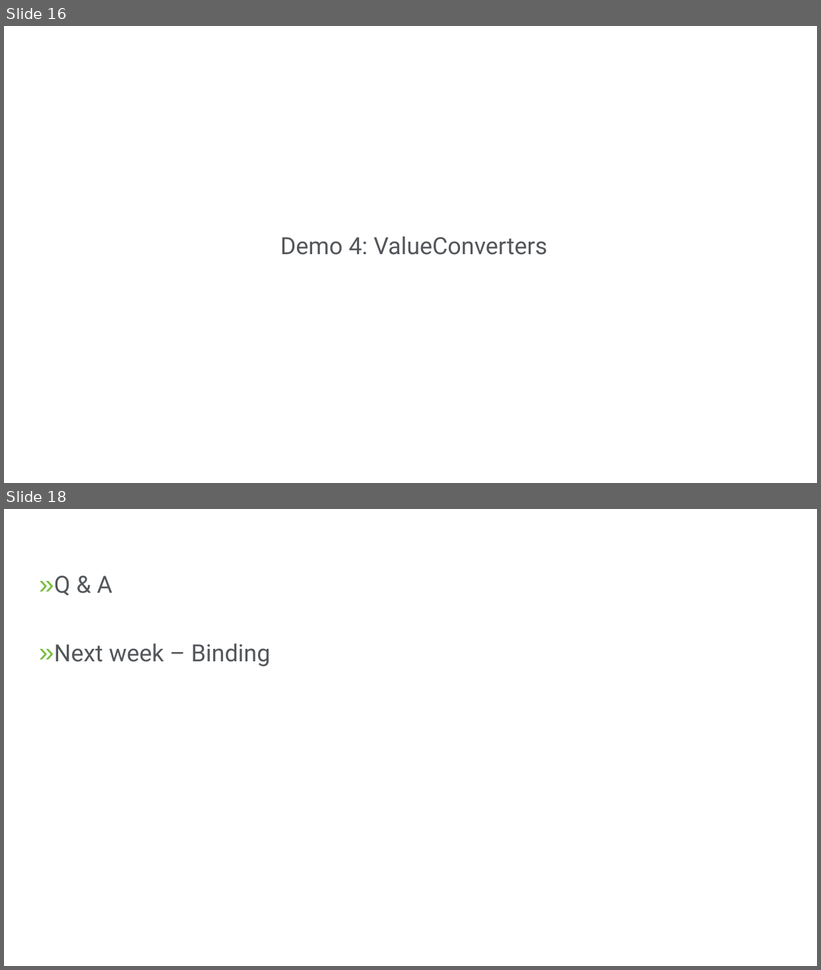
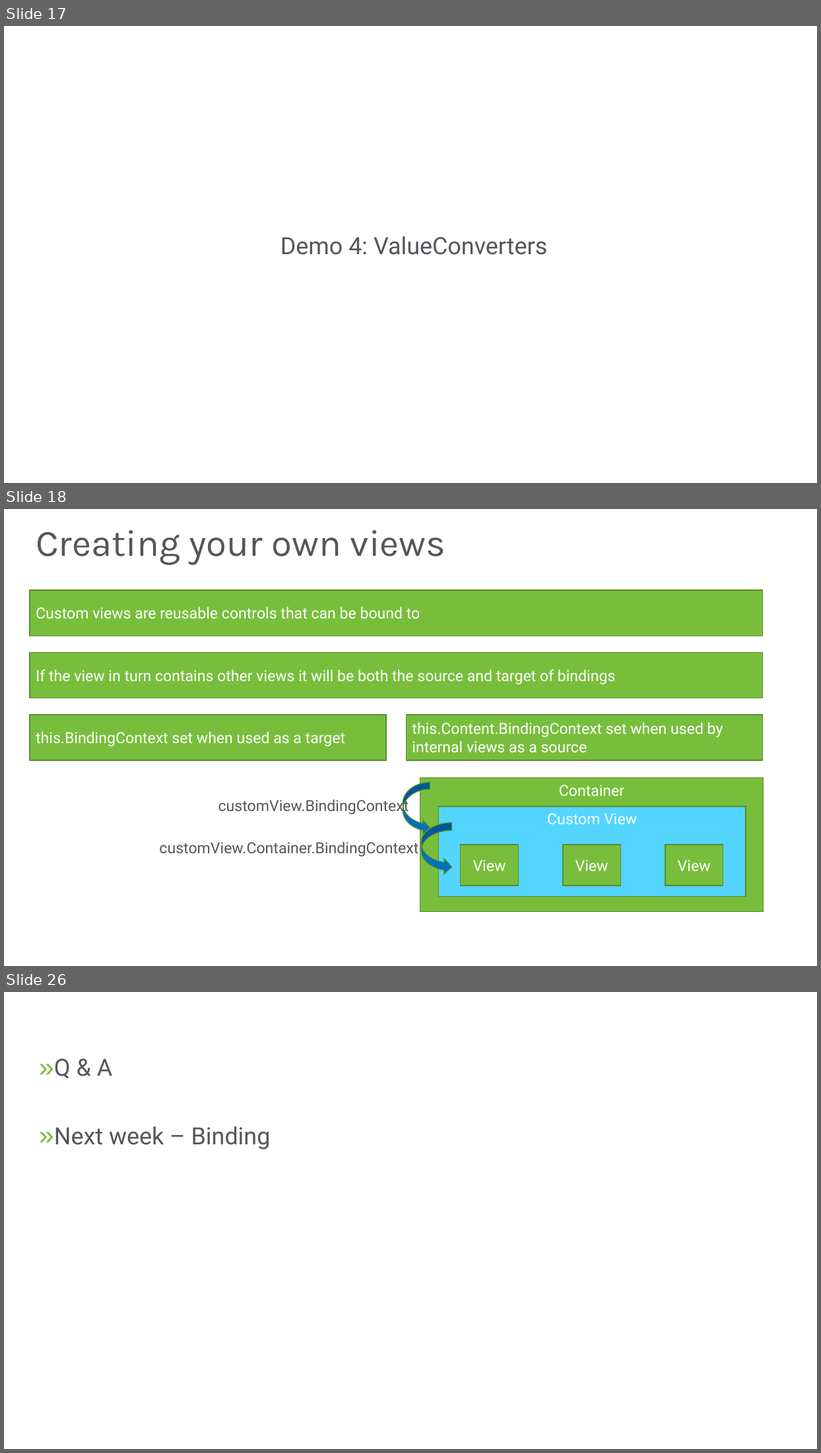
Before and after one commit to Magenic/IntroToXamarinForms, a slide deck: presentations/XamarinForms-Week4.pptx. Shown one above the other, each under a label of ours: slides 16 and 18 before the commit, slides 17, 18 and 26 after it; the slides between them are not shown. The pictures are 821x970 and 821x1453 pixels, drawn with LibreOffice and Linux fonts; fonts in the diff are those of the drawing; background and template pictures are left out. Boxes give left, top, right and bottom in pixels: in the first picture for what was removed or moved away, otherwise in the second. Text is boxed around its words. In the diff, an @@ line names an element or a change of style, - is before the commit and + after.

```diff
--- a/presentations/XamarinForms-Week4.pptx
+++ b/presentations/XamarinForms-Week4.pptx
@@ slide 18 added at (4,509,817,966), background picture (left out); not listed: 1 template element that a slide beside it also shows @@
@@ title added at (36,530,446,565), 44 pt, text #53565A @@
+Creating your own views
@@ rectangle added at (30,590,763,636), fill #78BE3C, outline #598D2C 1 pt, 18 pt, text #FFFFFF @@
+Custom views are reusable controls that can be bound to
@@ rectangle added at (30,652,763,698), fill #78BE3C, outline #598D2C 1 pt, 18 pt, text #FFFFFF @@
+If the view in turn contains other views it will be both the source and target of bindings
@@ rectangle added at (30,715,386,761), fill #78BE3C, outline #598D2C 1 pt, 18 pt, text #FFFFFF @@
+this.BindingContext set when used as a target
@@ rectangle added at (407,715,764,761), fill #78BE3C, outline #598D2C 1 pt, 18 pt, text #FFFFFF @@
+this.Content.BindingContext set when used by internal views as a source
@@ curved right arrow added at (403,783,430,835), fill #0070C0, outline #598D2C 1 pt @@
@@ rectangle added at (420,778,764,912), fill #78BE3C, outline #598D2C 1 pt, 18 pt, text #FFFFFF @@
+Container
@@ text added at (218,798,409,815), 18 pt, text #53565A @@
+customView.BindingContext
@@ curved right arrow added at (421,823,451,875), fill #0070C0, outline #598D2C 1 pt @@
@@ rectangle added at (439,807,746,897), fill #53D5FF, outline #598D2C 1 pt, 18 pt, text #FFFFFF @@
+Custom View
@@ text added at (159,842,418,857), 18 pt, text #53565A @@
+customView.Container.BindingContext
@@ rectangle added at (461,845,519,886), fill #78BE3C, outline #598D2C 1 pt, 18 pt, text #FFFFFF @@
+View
@@ rectangle added at (564,845,621,886), fill #78BE3C, outline #598D2C 1 pt, 18 pt, text #FFFFFF @@
+View
@@ rectangle added at (665,845,723,886), fill #78BE3C, outline #598D2C 1 pt, 18 pt, text #FFFFFF @@
+View
@@ what was slide 16 is now slide 17 @@
@@ what was slide 18 is now slide 26 @@
```
Also in this commit, not shown: 3 slides changed, 7 other slides added.
